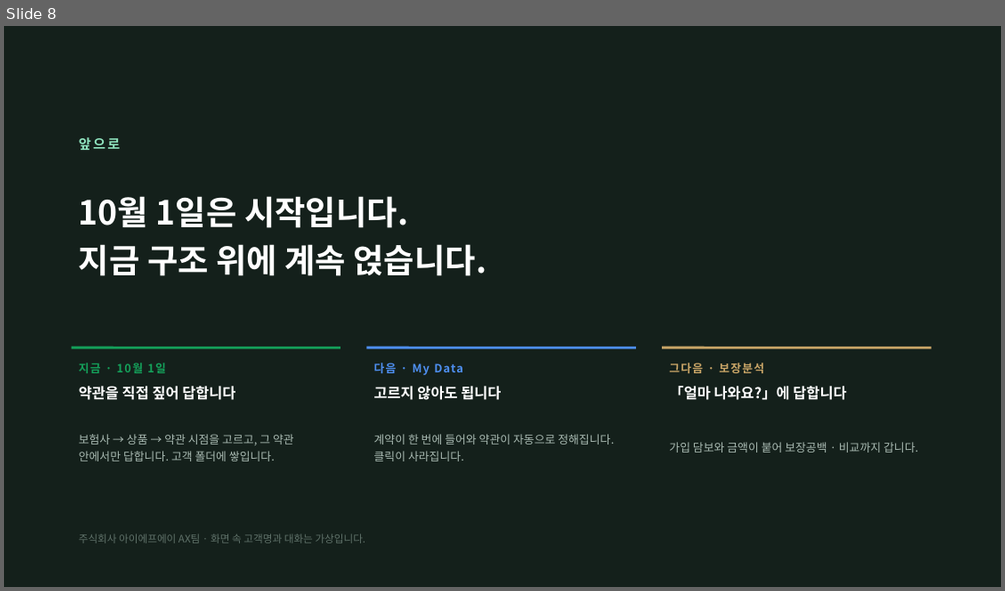
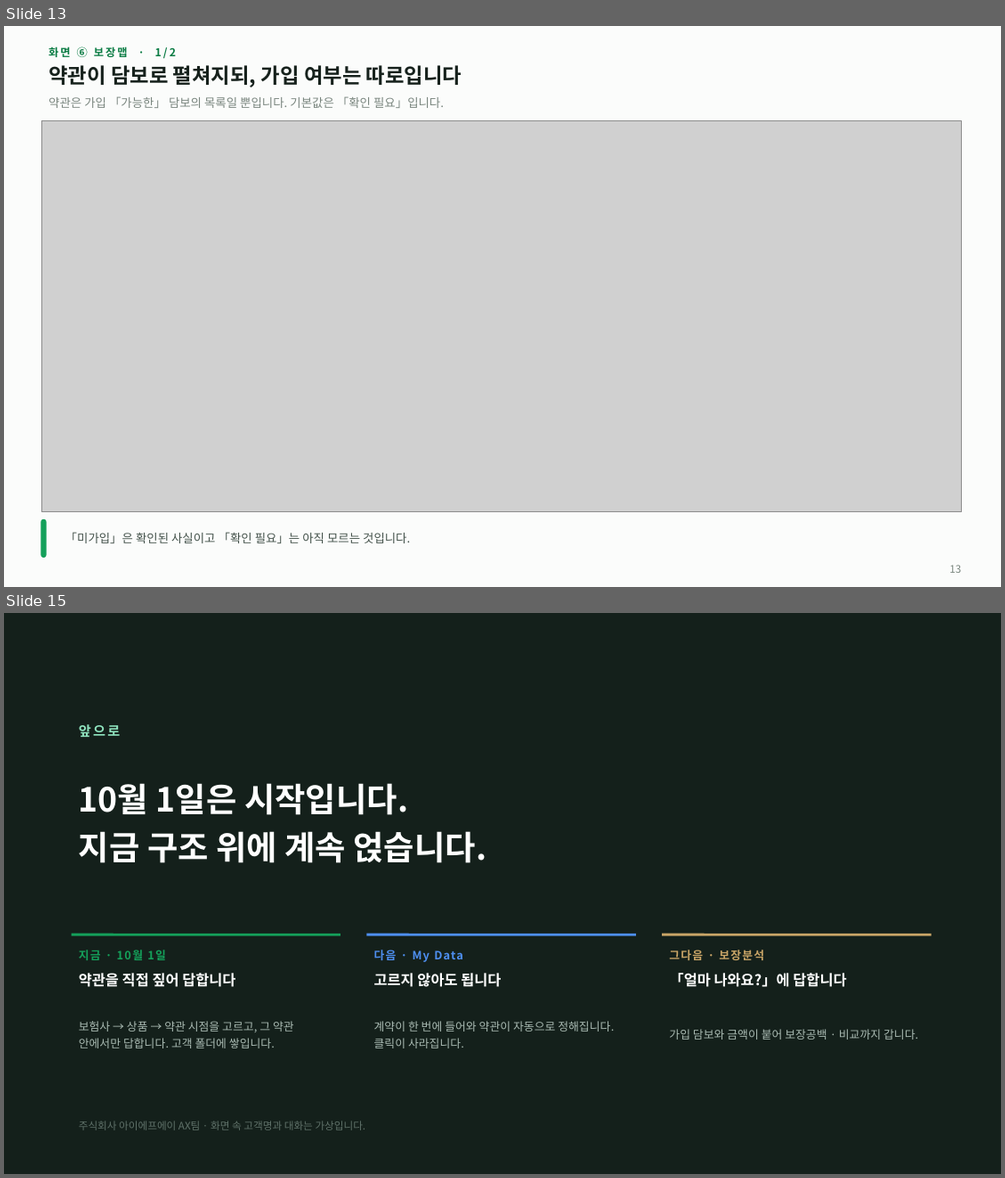
Before and after one commit to acathy870928-hash/chacha6377, a slide deck: docs/Insurance_AI_상담설계.pptx. Shown one above the other, each under a label of ours: slide 8 before the commit, slides 13 and 15 after it; the slides between them are not shown. The pictures are 1005x591 and 1005x1178 pixels, drawn with LibreOffice and Linux fonts; fonts in the diff are those of the drawing; grey boxes stand for pictures. Boxes give left, top, right and bottom in pixels: in the first picture for what was removed or moved away, otherwise in the second. Text is boxed around its words. In the diff, an @@ line names an element or a change of style, - is before the commit and + after.

```diff
--- a/docs/Insurance_AI_상담설계.pptx
+++ b/docs/Insurance_AI_상담설계.pptx
@@ slide 13 added at [4,26,1001,587], background #FBFCFB @@
@@ text added at [48,46,176,59], 10.5 pt, text #0B7C44, bold @@
+화면 ⑥ 보장맵 · 1/2
@@ text added at [48,65,461,87], 20 pt, text #16211C, bold @@
+약관이 담보로 펼쳐지되, 가입 여부는 따로입니다
@@ text added at [48,96,444,108], 11.5 pt, text #7A867F @@
+약관은 가입 「가능한」 담보의 목록일 뿐입니다. 기본값은 「확인 필요」입니다.
@@ picture added at [41,120,961,511] @@
@@ rounded rectangle added at [41,520,46,557], fill #14A05A, outline #14A05A 1 pt @@
@@ text added at [65,532,410,543], 11.5 pt, text #44524B @@
+「미가입」은 확인된 사실이고 「확인 필요」는 아직 모르는 것입니다.
@@ text added at [949,564,961,572], 10 pt, text #7A867F @@
+13
@@ what was slide 8 is now slide 15 @@
```
Also in this commit, not shown: 4 slides changed, 7 other slides added, 1 slide removed, 8 other files.
